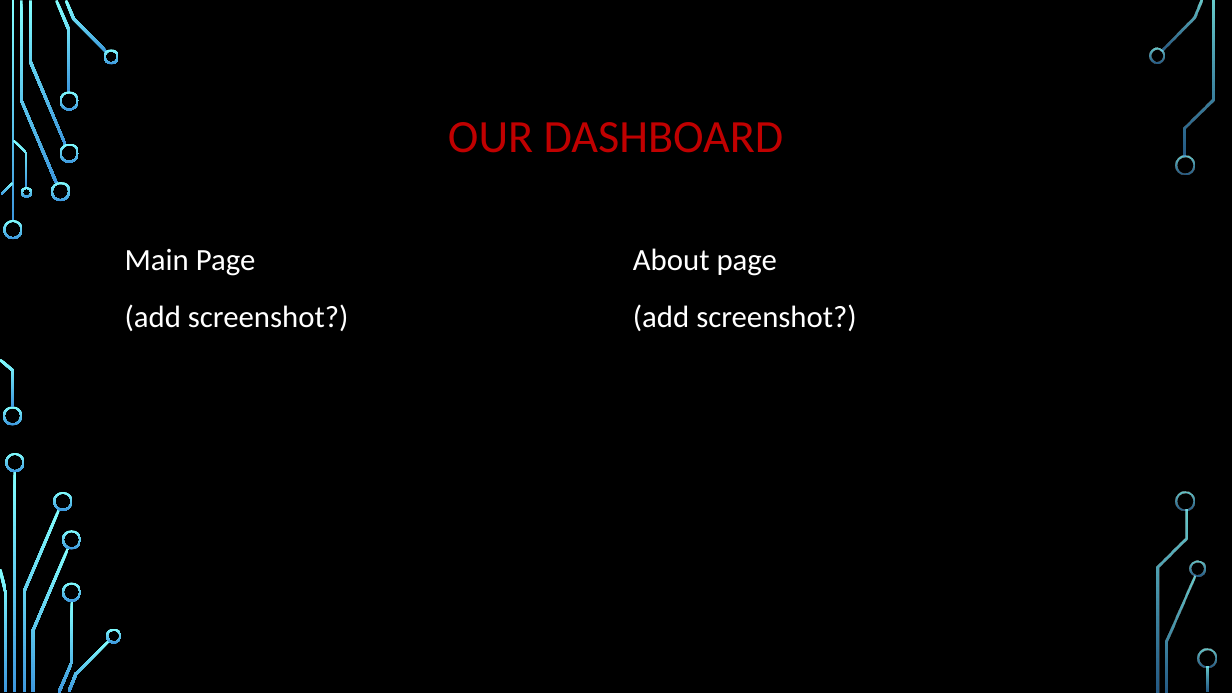
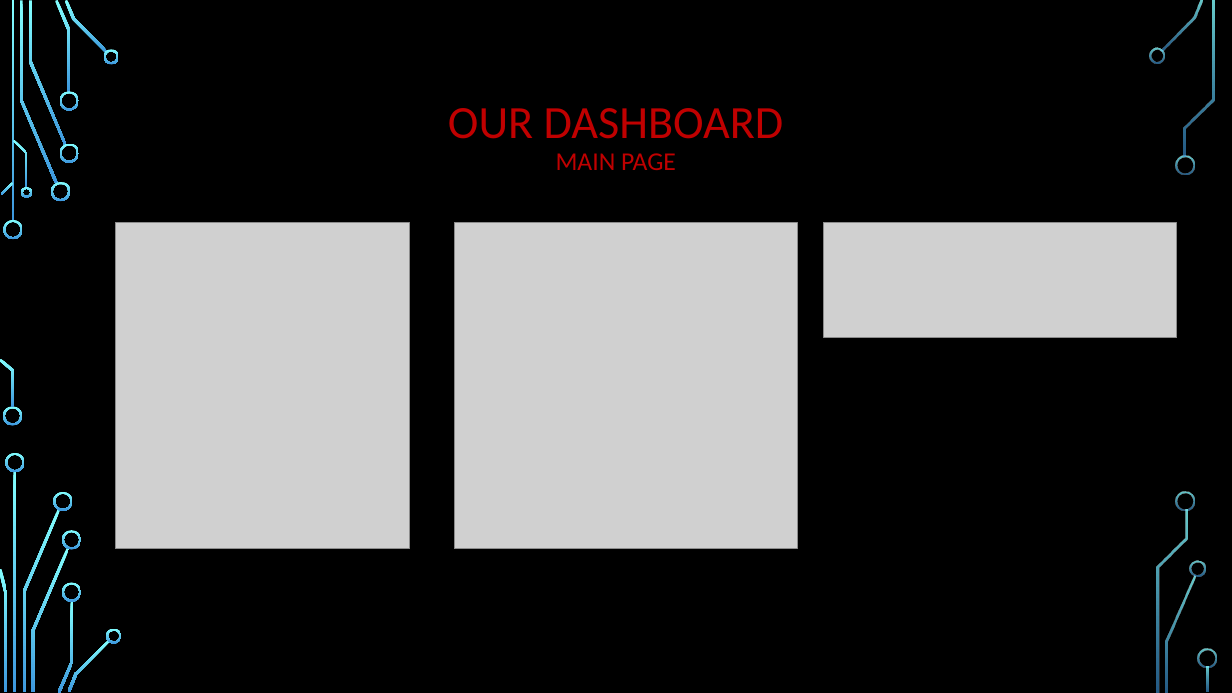
Before and after one commit to isabelle-sanford/senate-analysis, a slide deck: slide 9 of Senate_Salamanders_Slide.pptx (slide 7 before the commit). Drawn at 1232x693 pixels with LibreOffice and Linux fonts; fonts in the diff are those of the drawing; grey boxes stand for pictures; background and template pictures are left out. Boxes give left, top, right and bottom in pixels: in the first picture for what was removed or moved away, otherwise in the second. Text is boxed around its words. In the diff, an @@ line names an element or a change of style, - is before the commit and + after.

```diff
--- a/Senate_Salamanders_Slide.pptx
+++ b/Senate_Salamanders_Slide.pptx
@@ title at box(448, 108, 784, 170): text changed @@
-OUR DASHBOARD
+OUR DASHBOARD
+MAIN PAGE
@@ picture added at box(116, 223, 410, 549) @@
@@ picture added at box(455, 223, 798, 549) @@
@@ picture added at box(824, 223, 1177, 338) @@
@@ text removed at box(125, 249, 348, 331) @@
-Main Page
-(add screenshot?)
@@ text removed at box(633, 248, 856, 331) @@
-About page
-(add screenshot?)
```
Also in this commit, not shown: 3 slides added, 1 slide removed.
